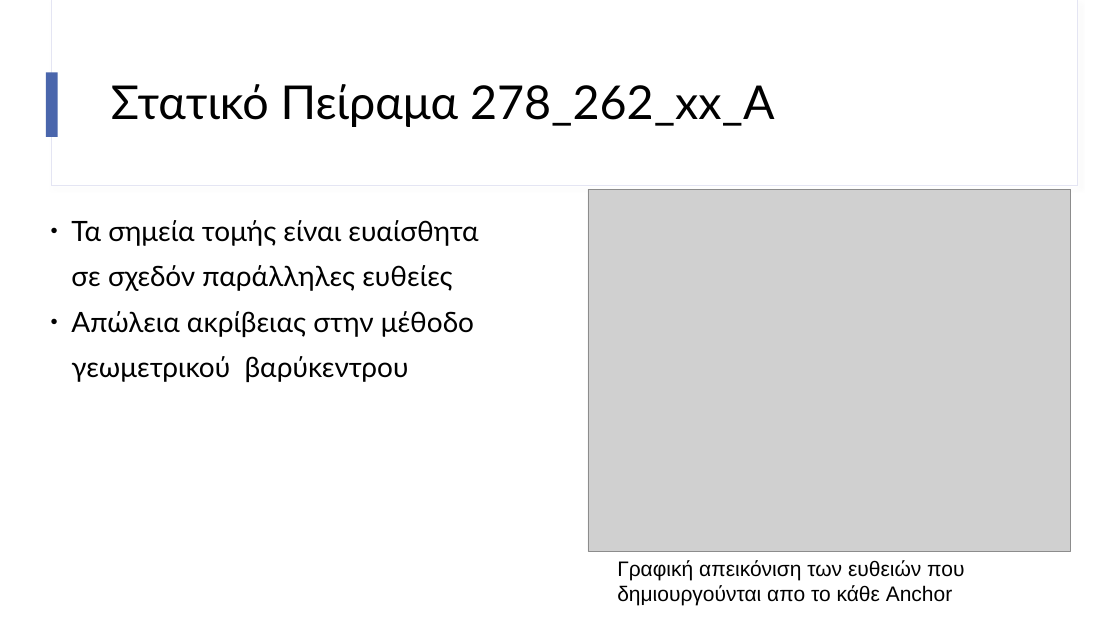
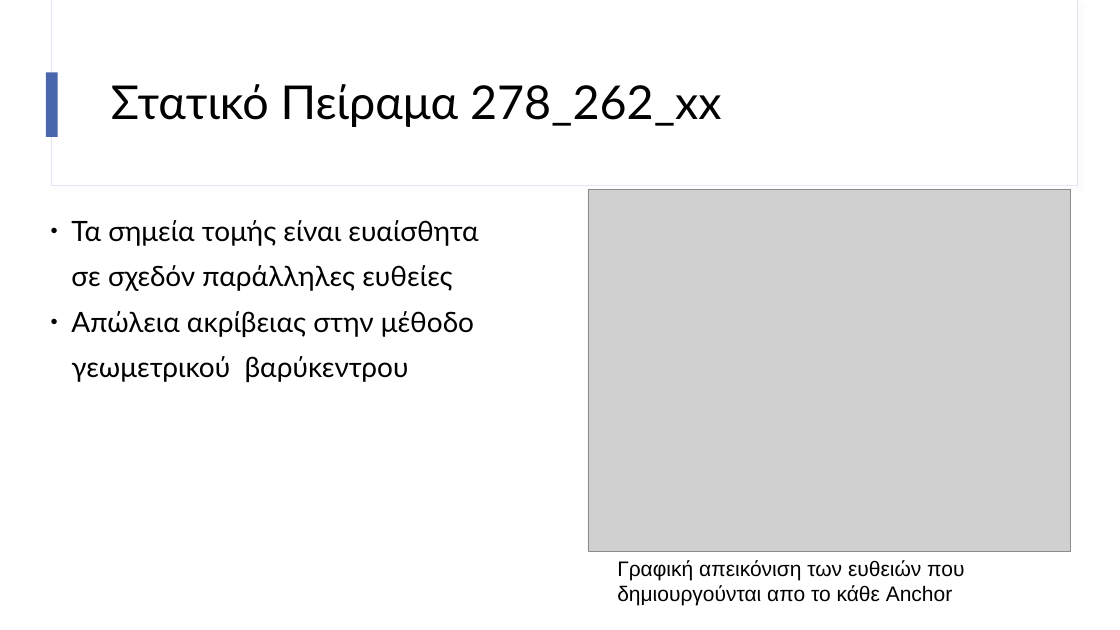
Before and after one commit to imanthoc/thesis, a slide deck: slide 15 of report/powerpoint/my_parousiasi.odp (slide 20 before the commit). Drawn at 1120x630 pixels with LibreOffice and Linux fonts; fonts in the diff are those of the drawing; grey boxes stand for pictures. Boxes give left, top, right and bottom in pixels: in the first picture for what was removed or moved away, otherwise in the second. Text is boxed around its words. In the diff, an @@ line names an element or a change of style, - is before the commit and + after.

```diff
--- a/report/powerpoint/my_parousiasi.odp
+++ b/report/powerpoint/my_parousiasi.odp
@@ title at bbox=[111, 84, 722, 127]: text changed @@
-Στατικό Πείραμα 278_262_xx_A
+Στατικό Πείραμα 278_262_xx
```
Also in this commit, not shown: 27 other slides changed, 5 slides removed, 4 other files.
